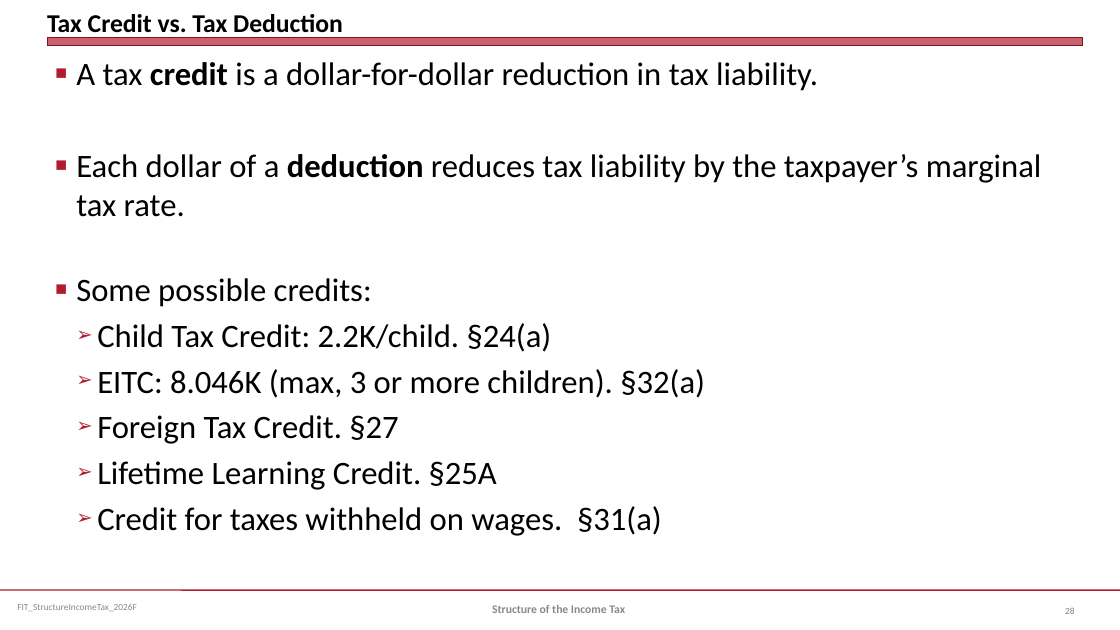
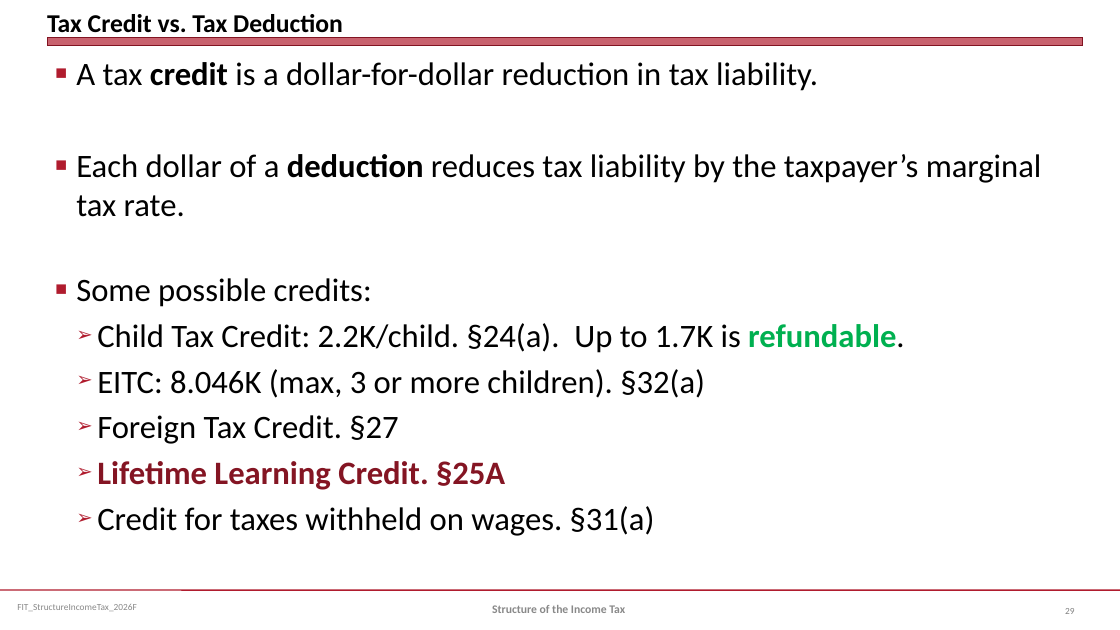
Before and after one commit to jmc877/Fed-Income-Tax, a slide deck: slide 29 of slides/FIT_StructureIncomeTax_2026F.pptx (slide 28 before the commit). Drawn at 1120x630 pixels with LibreOffice and Linux fonts; fonts in the diff are those of the drawing. Boxes give left, top, right and bottom in pixels: in the first picture for what was removed or moved away, otherwise in the second. Text is boxed around its words. In the diff, an @@ line names an element or a change of style, - is before the commit and + after.

```diff
--- a/slides/FIT_StructureIncomeTax_2026F.pptx
+++ b/slides/FIT_StructureIncomeTax_2026F.pptx
@@ text at (97, 323, 905, 353): text changed @@
-  ➢ Child Tax Credit: 2.2K/child. §24(a)
+  ➢ Child Tax Credit: 2.2K/child. §24(a). Up to 1.7K is refundable.
@@ text at (97, 461, 505, 490): text colour #000000 to #841523, bold on in "Lifetime Learning Credit. §25A" @@
```
Also in this commit, not shown: 3 other slides changed, 1 slide added.
